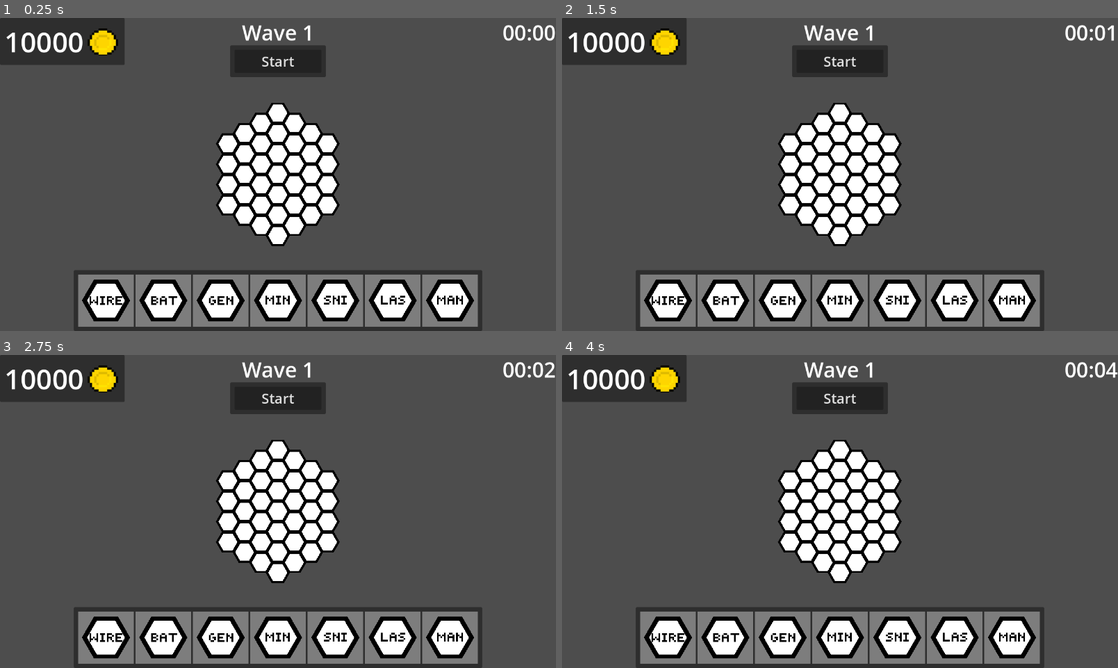
Above: before the commit, frames 1-4 (two rows, left to right).
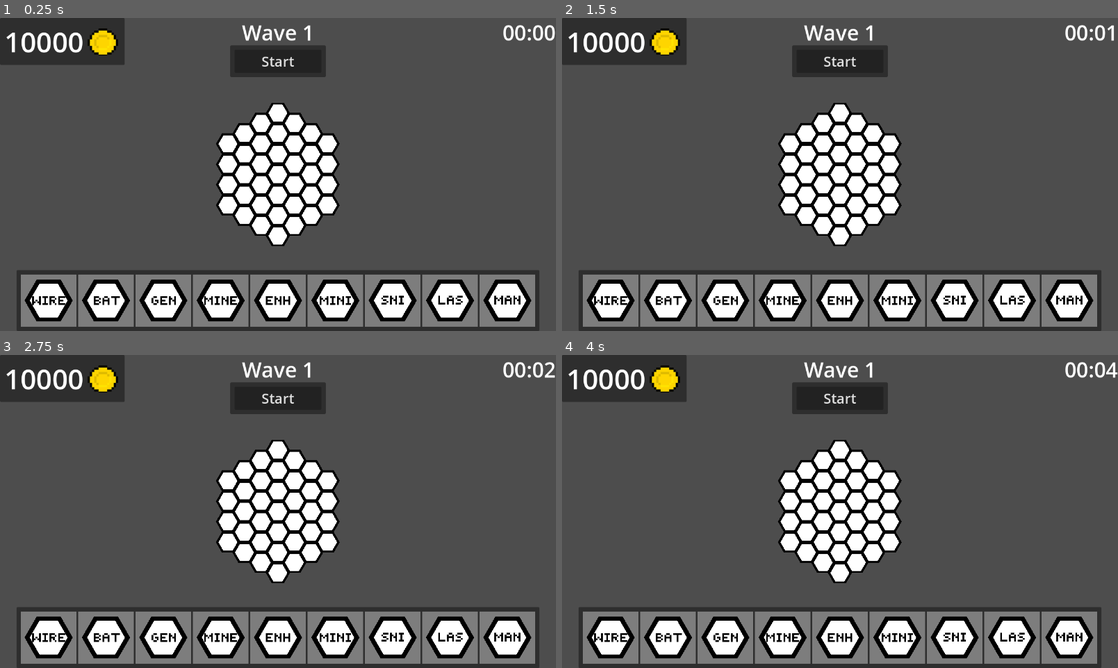
Above: after the commit, the same moments.

Repository: KieranGliver/SpacePowerDefenseGame
Game: Godot game, scene res://Scenes/GameScenes/main.tscn
Two runs of this game, one before a commit and one after it. Both use one fixed random seed, a clock stepped at 60 frames per second and the inputs below.
Inputs (mouse positions are in pixels of both pictures, inside the frame that each line leads up to; where the layout moved, square brackets give the same spot in the first picture):
- Up to frame 1 (0.25 s): no input
- Up to frame 2 (1.5 s): click (612, 299) [667, 299] at 0.5 s; click (667, 299) [723, 299] at 1.25 s
- Up to frame 3 (2.75 s): click (161, 636) [222, 636] at 2 s
- Up to frame 4 (4 s): click (895, 636) [840, 636] at 2.75 s; click (784, 636) at 3.52 s

The runs differ from the first frame. In frame 1, 5.0% of the frame differs, in the area x 3-97%, y 27-100%; in frame 2, 5.0%; in frame 3, 5.0%; in frame 4, 5.0%.

Commit message:
Added sprites for ore, enhancer, and miner

Diff:
--- a/Scenes/Buildings/building.tscn
+++ b/Scenes/Buildings/building.tscn
@@ -1,7 +1,7 @@
 [gd_scene load_steps=7 format=3 uid="uid://dcybrtx6cdqpv"]
 
 [ext_resource type="Script" path="res://Scripts/Buildings/building.gd" id="1_pfwks"]
-[ext_resource type="Texture2D" uid="uid://gmkebxm45hft" path="res://Sprites/prototype/hex_sprites/blank_hex.png" id="2_6a0k1"]
+[ext_resource type="Texture2D" uid="uid://gmkebxm45hft" path="res://Sprites/prototype/hex_sprites/Hex_Icon/blank_hex.png" id="2_6a0k1"]
 [ext_resource type="PackedScene" uid="uid://8m6xtgg55wiw" path="res://Scenes/Utility/hurt_box.tscn" id="3_b6w3n"]
 
 [sub_resource type="CircleShape2D" id="CircleShape2D_8ny7f"]
--- a/Scenes/UI/Overlay/HexMenu.tscn
+++ b/Scenes/UI/Overlay/HexMenu.tscn
@@ -1,14 +1,16 @@
-[gd_scene load_steps=10 format=3 uid="uid://c4qar084b8sbt"]
+[gd_scene load_steps=12 format=3 uid="uid://c4qar084b8sbt"]
 
 [ext_resource type="Script" path="res://Scripts/UI/HexMenu.gd" id="1_6858y"]
 [ext_resource type="PackedScene" uid="uid://divqxy2pvpyc7" path="res://Scenes/UI/Overlay/hex_button.tscn" id="2_l507q"]
-[ext_resource type="Texture2D" uid="uid://cok3fhn0b20j" path="res://Sprites/prototype/hex_sprites/wire_hex.png" id="3_q82m2"]
-[ext_resource type="Texture2D" uid="uid://twpi0ngjmg4p" path="res://Sprites/prototype/hex_sprites/battery_hex.png" id="5_jcfy3"]
-[ext_resource type="Texture2D" uid="uid://d33oon718wrr7" path="res://Sprites/prototype/hex_sprites/generator_hex.png" id="6_fbeae"]
-[ext_resource type="Texture2D" uid="uid://va34sv35dbjp" path="res://Sprites/prototype/hex_sprites/minigun_hex.png" id="7_2hp41"]
-[ext_resource type="Texture2D" uid="uid://cshgbjhel73qu" path="res://Sprites/prototype/hex_sprites/sniper_hex.png" id="8_q8xhn"]
-[ext_resource type="Texture2D" uid="uid://db33sg86knnqt" path="res://Sprites/prototype/hex_sprites/manual_hex.png" id="9_6yqf4"]
-[ext_resource type="Texture2D" uid="uid://c1qldnulx1e88" path="res://Sprites/prototype/hex_sprites/laser_hex.png" id="9_h4jpo"]
+[ext_resource type="Texture2D" uid="uid://cok3fhn0b20j" path="res://Sprites/prototype/hex_sprites/Hex_Icon/wire_hex.png" id="3_q82m2"]
+[ext_resource type="Texture2D" uid="uid://twpi0ngjmg4p" path="res://Sprites/prototype/hex_sprites/Hex_Icon/battery_hex.png" id="5_jcfy3"]
+[ext_resource type="Texture2D" uid="uid://d33oon718wrr7" path="res://Sprites/prototype/hex_sprites/Hex_Icon/generator_hex.png" id="6_fbeae"]
+[ext_resource type="Texture2D" uid="uid://c423gb6rv78qr" path="res://Sprites/prototype/hex_sprites/Hex_Icon/miner_hex.png" id="6_kp077"]
+[ext_resource type="Texture2D" uid="uid://clt27j4rxyo7g" path="res://Sprites/prototype/hex_sprites/Hex_Icon/enhance_hex.png" id="7_4pkkb"]
+[ext_resource type="Texture2D" uid="uid://cshgbjhel73qu" path="res://Sprites/prototype/hex_sprites/Hex_Icon/sniper_hex.png" id="8_q8xhn"]
+[ext_resource type="Texture2D" uid="uid://b8u6jc21l6mat" path="res://Sprites/prototype/hex_sprites/Hex_Icon/minigun_hex.png" id="8_x2tqm"]
+[ext_resource type="Texture2D" uid="uid://db33sg86knnqt" path="res://Sprites/prototype/hex_sprites/Hex_Icon/manual_hex.png" id="9_6yqf4"]
+[ext_resource type="Texture2D" uid="uid://c1qldnulx1e88" path="res://Sprites/prototype/hex_sprites/Hex_Icon/laser_hex.png" id="9_h4jpo"]
 
 [node name="HexMenu" type="PanelContainer"]
 anchors_preset = 7
@@ -46,9 +48,17 @@
 layout_mode = 2
 icon = ExtResource("6_fbeae")
 
+[node name="MinerButton" parent="MarginContainer/HBoxContainer" instance=ExtResource("2_l507q")]
+layout_mode = 2
+icon = ExtResource("6_kp077")
+
+[node name="EnhancerButton" parent="MarginContainer/HBoxContainer" instance=ExtResource("2_l507q")]
+layout_mode = 2
+icon = ExtResource("7_4pkkb")
+
 [node name="MinigunButton" parent="MarginContainer/HBoxContainer" instance=ExtResource("2_l507q")]
 layout_mode = 2
-icon = ExtResource("7_2hp41")
+icon = ExtResource("8_x2tqm")
 
 [node name="SniperButton" parent="MarginContainer/HBoxContainer" instance=ExtResource("2_l507q")]
 layout_mode = 2
@@ -65,6 +75,8 @@
 [connection signal="button_down" from="MarginContainer/HBoxContainer/WireButton" to="." method="_on_button_down"]
 [connection signal="button_down" from="MarginContainer/HBoxContainer/BatteryButton" to="." method="_on_button_down"]
 [connection signal="button_down" from="MarginContainer/HBoxContainer/GeneratorButton" to="." method="_on_button_down"]
+[connection signal="button_down" from="MarginContainer/HBoxContainer/MinerButton" to="." method="_on_button_down"]
+[connection signal="button_down" from="MarginContainer/HBoxContainer/EnhancerButton" to="." method="_on_button_down"]
 [connection signal="button_down" from="MarginContainer/HBoxContainer/MinigunButton" to="." method="_on_button_down"]
 [connection signal="button_down" from="MarginContainer/HBoxContainer/SniperButton" to="." method="_on_button_down"]
 [connection signal="button_down" from="MarginContainer/HBoxContainer/LaserButton" to="." method="_on_button_down"]
@@ -73,6 +85,8 @@
 [editable path="MarginContainer/HBoxContainer/WireButton"]
 [editable path="MarginContainer/HBoxContainer/BatteryButton"]
 [editable path="MarginContainer/HBoxContainer/GeneratorButton"]
+[editable path="MarginContainer/HBoxContainer/MinerButton"]
+[editable path="MarginContainer/HBoxContainer/EnhancerButton"]
 [editable path="MarginContainer/HBoxContainer/MinigunButton"]
 [editable path="MarginContainer/HBoxContainer/SniperButton"]
 [editable path="MarginContainer/HBoxContainer/LaserButton"]
--- a/Scenes/UI/hex_icon.tscn
+++ b/Scenes/UI/hex_icon.tscn
@@ -1,11 +1,11 @@
 [gd_scene load_steps=3 format=3 uid="uid://nrq8kuptf540"]
 
-[ext_resource type="Texture2D" uid="uid://cnowrrt8e4r2l" path="res://Sprites/prototype/hex_sprites/hex_tile_map.png" id="1_pckpg"]
+[ext_resource type="Texture2D" uid="uid://bjyxgu610cp7a" path="res://Sprites/prototype/hex_sprites/Spritesheet/hex_tile_map.png" id="1_blr4d"]
 [ext_resource type="Script" path="res://Scripts/UI/HexIcon.gd" id="2_hpf86"]
 
 [node name="HexIcon" type="Sprite2D"]
 visible = false
 scale = Vector2(0.5, 0.5)
-texture = ExtResource("1_pckpg")
-hframes = 8
+texture = ExtResource("1_blr4d")
+hframes = 12
 script = ExtResource("2_hpf86")
--- a/Scenes/UI/hex_tile_map.tscn
+++ b/Scenes/UI/hex_tile_map.tscn
@@ -1,16 +1,15 @@
 [gd_scene load_steps=5 format=3 uid="uid://cved15jmsk7ep"]
 
-[ext_resource type="Texture2D" uid="uid://cnowrrt8e4r2l" path="res://Sprites/prototype/hex_sprites/hex_tile_map.png" id="1_o03fh"]
+[ext_resource type="Texture2D" uid="uid://bjyxgu610cp7a" path="res://Sprites/prototype/hex_sprites/Spritesheet/hex_tile_map.png" id="1_3j5y0"]
 [ext_resource type="Script" path="res://Scripts/UI/hex_tile_map.gd" id="2_7ekgt"]
 
-[sub_resource type="TileSetAtlasSource" id="TileSetAtlasSource_mphw3"]
-texture = ExtResource("1_o03fh")
+[sub_resource type="TileSetAtlasSource" id="TileSetAtlasSource_yokl5"]
+texture = ExtResource("1_3j5y0")
 margins = Vector2i(9, 8)
 separation = Vector2i(18, 0)
-texture_region_size = Vector2i(110, 97)
+texture_region_size = Vector2i(110, 96)
 0:0/0 = 0
 1:0/0 = 0
-1:0/0/custom_data_0 = true
 2:0/0 = 0
 2:0/0/custom_data_0 = true
 3:0/0 = 0
@@ -23,6 +22,14 @@
 6:0/0/custom_data_0 = true
 7:0/0 = 0
 7:0/0/custom_data_0 = true
+8:0/0 = 0
+8:0/0/custom_data_0 = true
+9:0/0 = 0
+9:0/0/custom_data_0 = true
+10:0/0 = 0
+10:0/0/custom_data_0 = true
+11:0/0 = 0
+11:0/0/custom_data_0 = true
 
 [sub_resource type="TileSet" id="TileSet_ctrd7"]
 tile_shape = 3
@@ -30,7 +37,7 @@
 tile_size = Vector2i(102, 94)
 custom_data_layer_0/name = "Occupied"
 custom_data_layer_0/type = 1
-sources/0 = SubResource("TileSetAtlasSource_mphw3")
+sources/0 = SubResource("TileSetAtlasSource_yokl5")
 
 [node name="TileMap" type="TileMap"]
 position = Vector2(-52, -47)
--- a/Scripts/Managers/game_manager.gd
+++ b/Scripts/Managers/game_manager.gd
@@ -86,12 +86,12 @@
 	var tile_data = tile_map.get_cell_tile_data(Data.TILE_MAP_LAYER, pos_clicked)
 
 	if can_place_hex(tile_data):
-		add_currency(-Data.cost[hex_icon.hex_id])
+		add_currency(-Data.cost[Data.hex_name[hex_icon.hex_id]])
 		spawn_building(pos_clicked, hex_icon.hex_id)
 
 # Checks if a hex can be placed on the given tile and currency is available
 func can_place_hex(tile_data: TileData):
-	return tile_data and not tile_data.get_custom_data("Occupied") and Data.cost[hex_icon.hex_id] <= currency
+	return tile_data and not tile_data.get_custom_data("Occupied") and Data.cost[Data.hex_name[hex_icon.hex_id]] <= currency
 
 # Initializes placement state and creates a temporary hex icon
 func start_placement(hex_id: int):
--- a/Scripts/UI/HexMenu.gd
+++ b/Scripts/UI/HexMenu.gd
@@ -1,4 +1,6 @@
 extends PanelContainer
+
+const HEX_SPRITE_SHEET_OFFSET = 3
 
 @onready var button_arr : Array[Node] = $MarginContainer/HBoxContainer.get_children()
 
@@ -12,5 +14,5 @@
 	for i in button_arr.size():
 		if button_arr[i].button_pressed:
 			# Since tilemap has a blank hex we add one to the index
-			return i + 1
+			return i + HEX_SPRITE_SHEET_OFFSET
 	return -1
--- a/Scripts/Utility/data.gd
+++ b/Scripts/Utility/data.gd
@@ -1,8 +1,20 @@
 extends Node
 
-enum hex_ids {BLANK, WIRE, BATTERY, GENERATOR, MINIGUN, SNIPER, LASER, MANUAL}
-
-var cost = [0, 5, 50, 100, 50, 100, 150, 50]
+enum hex_ids {BLANK, ORE, HEART, WIRE, BATTERY, GENERATOR, MINER, ENHANCER, MINIGUN, SNIPER, LASER, MANUAL}
+
+var hex_name = ["blank", "ore", "heart", "wire", "battery", "generator", "miner", "enhancer", "minigun", "sniper", "laser", "manual"]
+
+var cost = {
+	"wire": 5,
+	"battery": 50,
+	"generator": 50,
+	"miner": 50,
+	"enhancer": 50,
+	"minigun": 50,
+	"sniper": 50,
+	"laser": 50,
+	"manual": 50
+}
 
 const TILE_MAP_LAYER = 0
 const TILE_MAP_ATLAS_ID = 0
Renamed: Sprites/prototype/hex_sprites/battery_hex.png -> Sprites/prototype/hex_sprites/Hex_Icon/battery_hex.png
Not shown, changed: Sprites/prototype/hex_sprites/Hex_Icon/battery_hex.png.import
Renamed: Sprites/prototype/hex_sprites/blank_hex.png -> Sprites/prototype/hex_sprites/Hex_Icon/blank_hex.png
Not shown, changed: Sprites/prototype/hex_sprites/Hex_Icon/blank_hex.png.import
Binary file added: Sprites/prototype/hex_sprites/Hex_Icon/enhance_hex.png
Not shown, changed: Sprites/prototype/hex_sprites/Hex_Icon/enhance_hex.png.import
Renamed: Sprites/prototype/hex_sprites/generator_hex.png -> Sprites/prototype/hex_sprites/Hex_Icon/generator_hex.png
Not shown, added: Sprites/prototype/hex_sprites/Hex_Icon/generator_hex.png.import
Binary file added: Sprites/prototype/hex_sprites/Hex_Icon/heart_hex.png
Not shown, changed: Sprites/prototype/hex_sprites/Hex_Icon/heart_hex.png.import
Renamed: Sprites/prototype/hex_sprites/laser_hex.png -> Sprites/prototype/hex_sprites/Hex_Icon/laser_hex.png
Not shown, changed: Sprites/prototype/hex_sprites/Hex_Icon/laser_hex.png.import
(and 16 more such lines)
